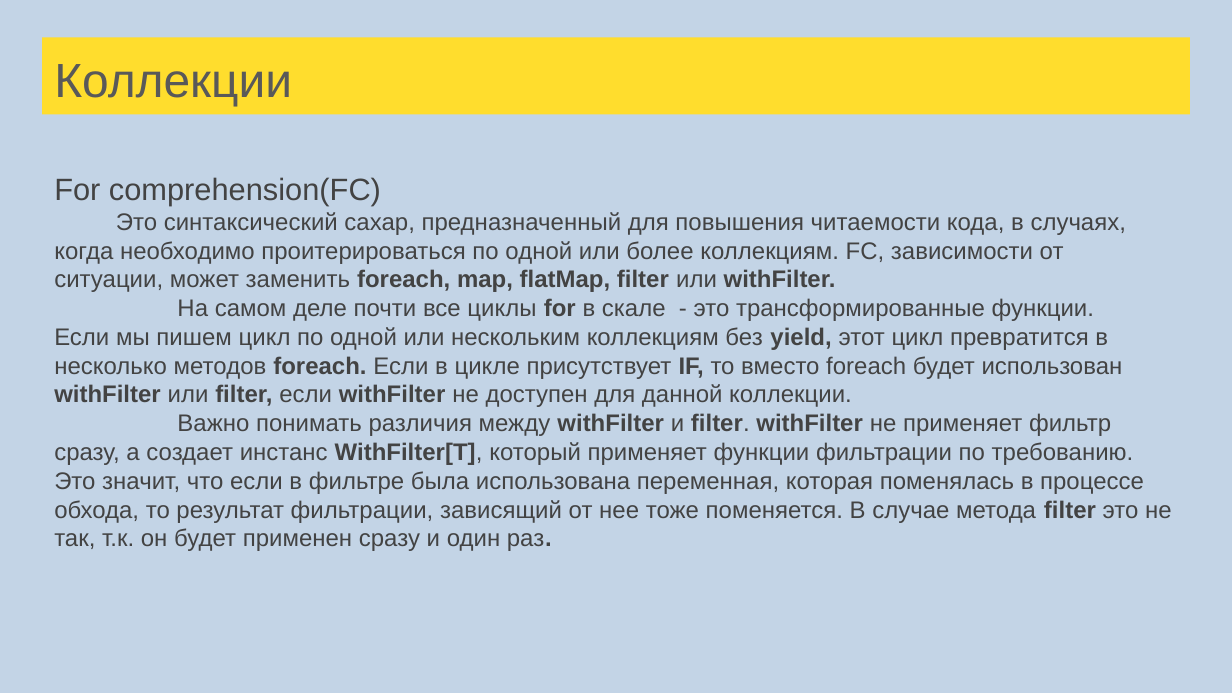
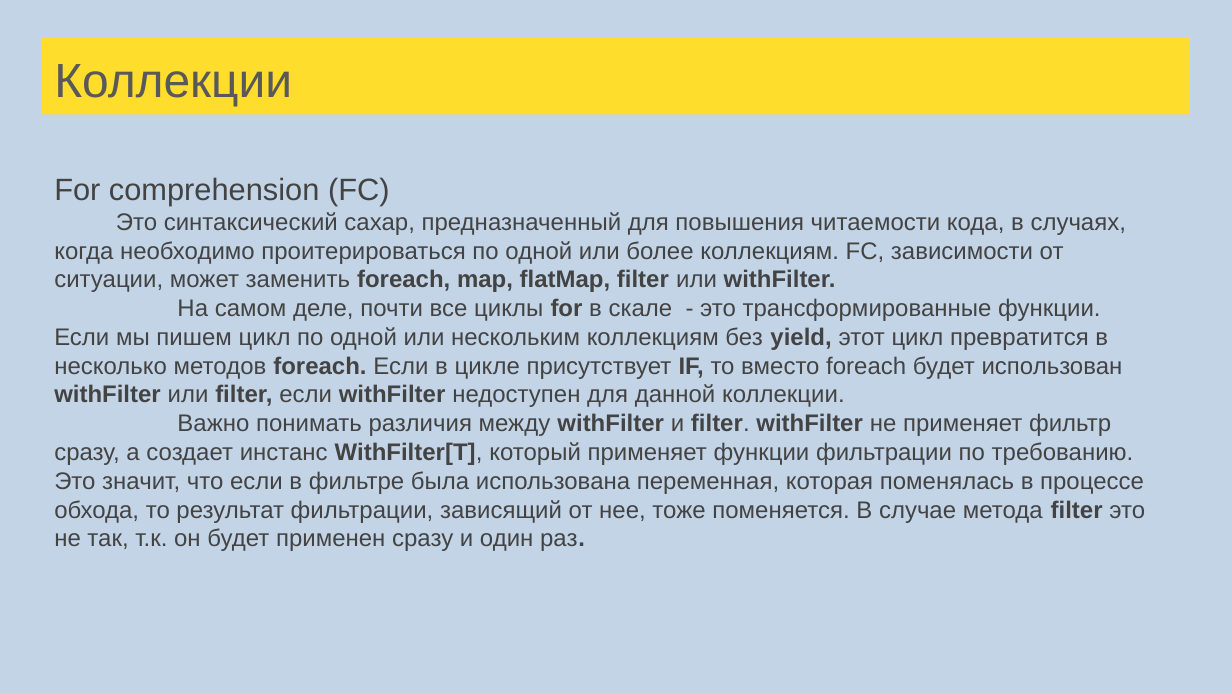
Before and after one commit to sergeypopov83/scala-school, a slide deck: slide 58 of src/main/resources/Лекции Scala для FinTech.pptx (slide 57 before the commit). Drawn at 1232x693 pixels with LibreOffice and Linux fonts; fonts in the diff are those of the drawing. Boxes give left, top, right and bottom in pixels: in the first picture for what was removed or moved away, otherwise in the second. Text is boxed around its words. In the diff, an @@ line names an element or a change of style, - is before the commit and + after.

```diff
--- a/src/main/resources/Лекции Scala для FinTech.pptx
+++ b/src/main/resources/Лекции Scala для FinTech.pptx
@@ text at box(54, 177, 390, 205): spaces changed @@
-For comprehension(FC)
+For comprehension (FC)
@@ text at box(54, 298, 1145, 551): text changed @@
-На самом деле почти все циклы for в скале - это трансформированные функции.
-Если мы пишем цикл по одной или нескольким коллекциям без yield, этот цикл превратится в несколько методов foreach. Если в цикле присутствует IF, то вместо foreach будет использован withFilter или filter, если withFilter не доступен для данной коллекции.
-Важно понимать различия между withFilter и filter. withFilter не применяет фильтр сразу, а создает инстанс WithFilter[T], который применяет функции фильтрации по требованию. Это значит, что если в фильтре была использована переменная, которая поменялась в процессе обхода, то результат фильтрации, зависящий от нее тоже поменяется. В случае метода filter это не так, т.к. он будет применен сразу и один раз.
+На самом деле, почти все циклы for в скале - это трансформированные функции.
+Если мы пишем цикл по одной или нескольким коллекциям без yield, этот цикл превратится в несколько методов foreach. Если в цикле присутствует IF, то вместо foreach будет использован withFilter или filter, если withFilter недоступен для данной коллекции.
+Важно понимать различия между withFilter и filter. withFilter не применяет фильтр сразу, а создает инстанс WithFilter[T], который применяет функции фильтрации по требованию. Это значит, что если в фильтре была использована переменная, которая поменялась в процессе обхода, то результат фильтрации, зависящий от нее, тоже поменяется. В случае метода filter это не так, т.к. он будет применен сразу и один раз.
```
Also in this commit, not shown: 46 other slides changed, 5 slides added, 3 other files.
